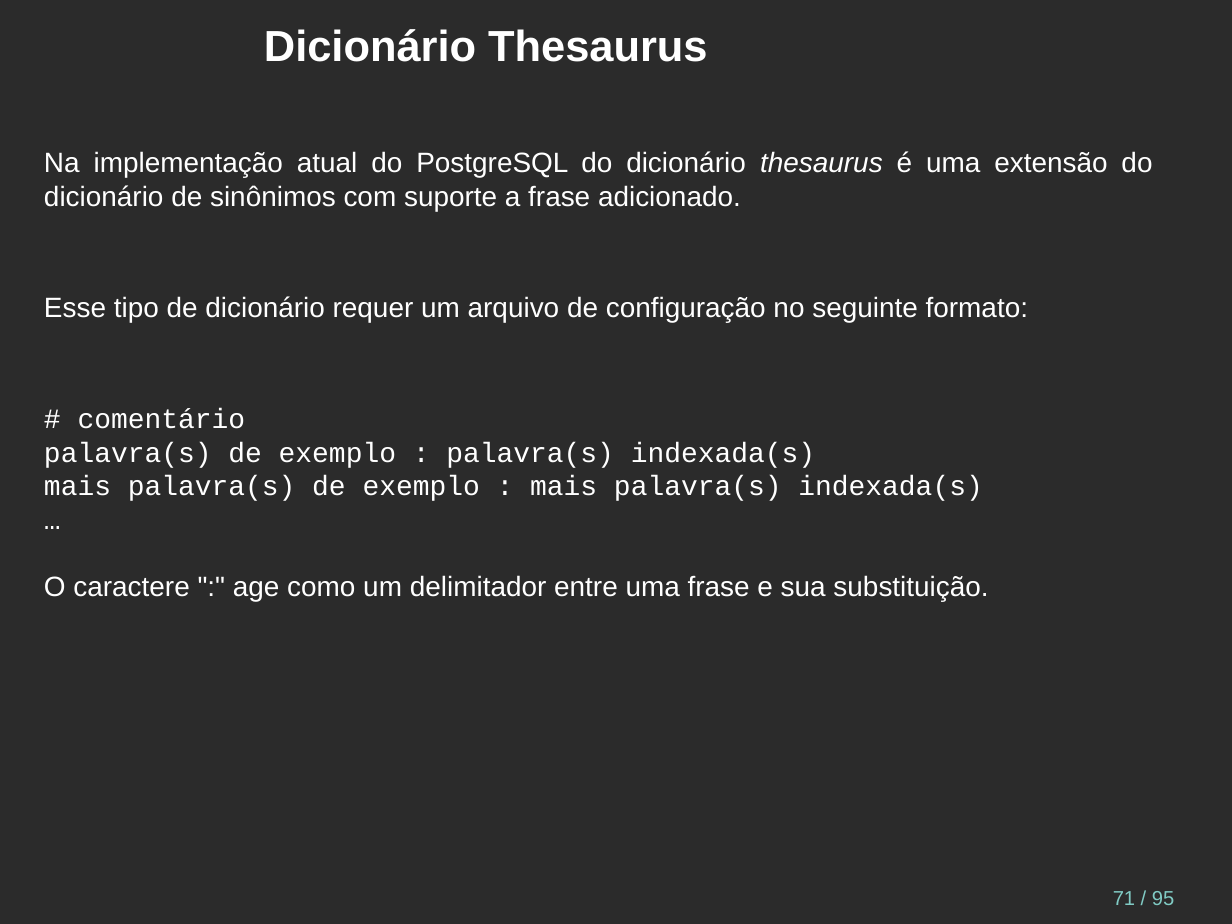
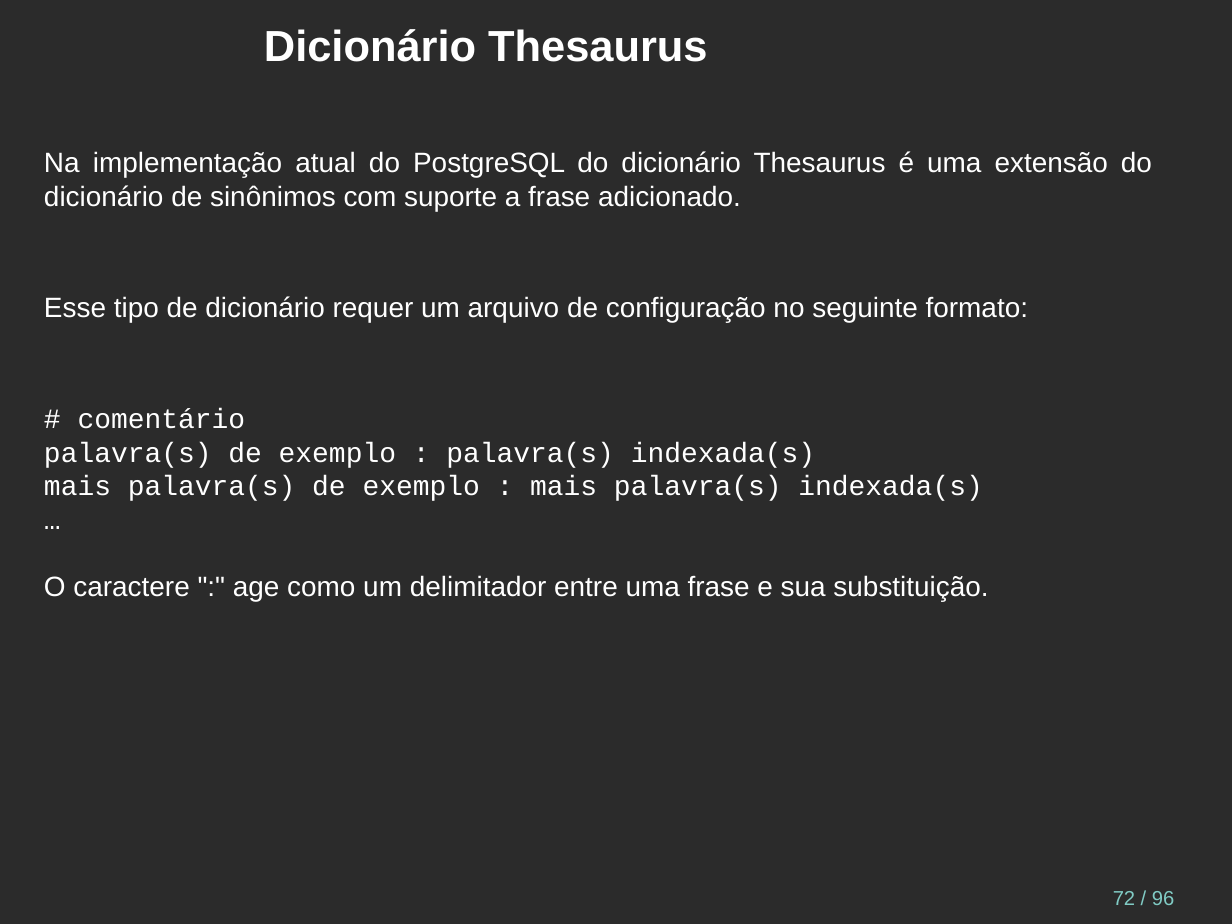
Before and after one commit to juliano777/db_fts, a slide deck: slide 72 of fts_pt-br.odp (slide 71 before the commit). Drawn at 1232x924 pixels with LibreOffice and Linux fonts; fonts in the diff are those of the drawing; background and template pictures are left out; a plain dark background stands for a picture behind light text. Boxes give left, top, right and bottom in pixels: in the first picture for what was removed or moved away, otherwise in the second. Text is boxed around its words. In the diff, an @@ line names an element or a change of style, - is before the commit and + after.

```diff
--- a/fts_pt-br.odp
+++ b/fts_pt-br.odp
@@ text at (44, 151, 1152, 211): text changed @@
-Na implementação atual do PostgreSQL do dicionário thesaurus é uma extensão do dicionário de sinônimos com suporte a frase adicionado.
+Na implementação atual do PostgreSQL do dicionário Thesaurus é uma extensão do dicionário de sinônimos com suporte a frase adicionado.
@@ page number at (1113, 891, 1174, 905): text changed @@
-71 / 95
+72 / 96
```
Also in this commit, not shown: 8 other slides changed, 2 slides added, 1 slide removed.
